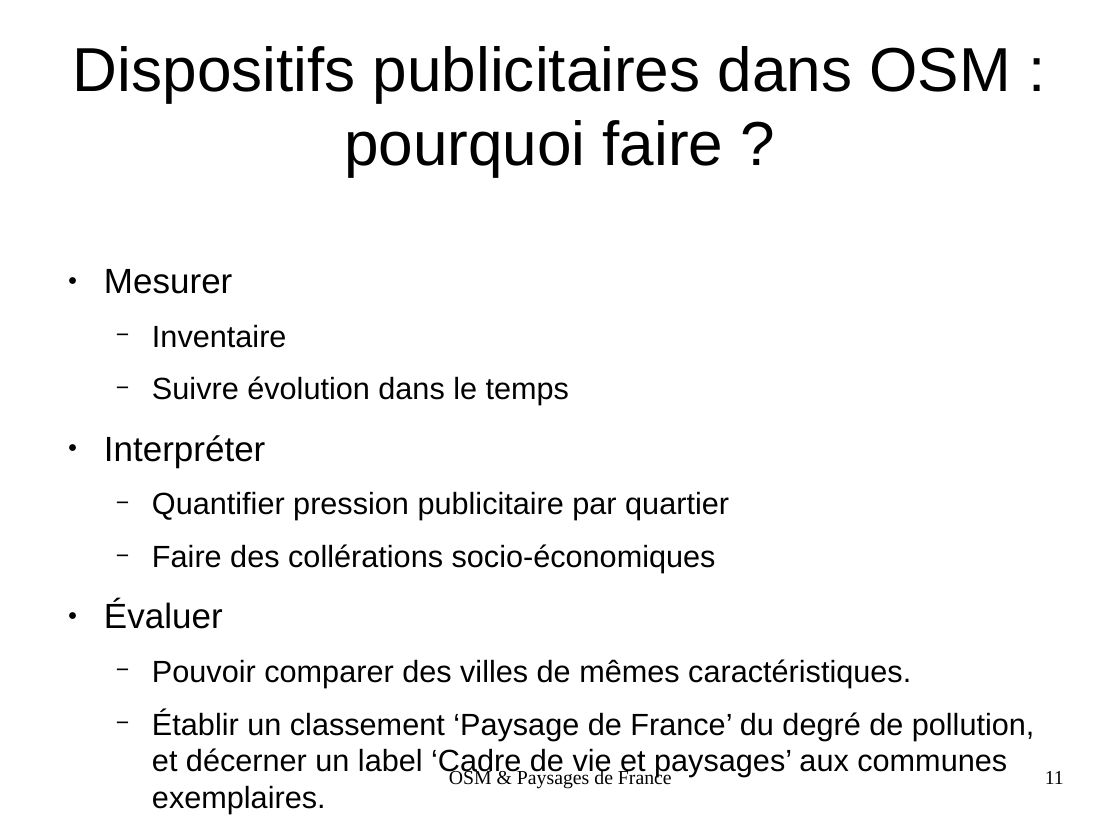
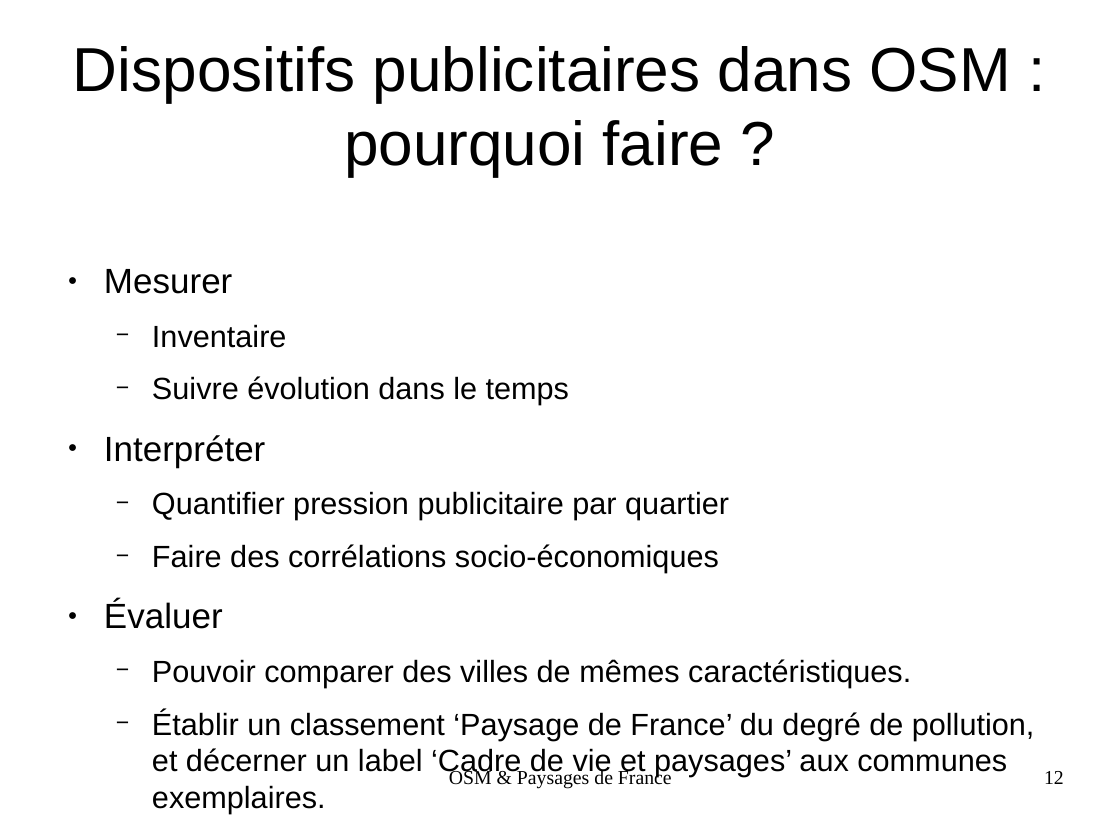
Before and after one commit to pdfext/pdfext.github.io, a slide deck: slide 12 of OSM/advertising/doc/OSM_PdF_EIVP.odp (slide 11 before the commit). Drawn at 1120x840 pixels with LibreOffice and Linux fonts; fonts in the diff are those of the drawing. Boxes give left, top, right and bottom in pixels: in the first picture for what was removed or moved away, otherwise in the second. Text is boxed around its words. In the diff, an @@ line names an element or a change of style, - is before the commit and + after.

Commit message:
corrélations

```diff
--- a/OSM/advertising/doc/OSM_PdF_EIVP.odp
+++ b/OSM/advertising/doc/OSM_PdF_EIVP.odp
@@ text at (x1=152, y1=544, x2=719, y2=573): text changed @@
-  − Faire des collérations socio-économiques
+  − Faire des corrélations socio-économiques
@@ page number at (x1=1044, y1=771, x2=1064, y2=784): text changed @@
-11
+12
```
Also in this commit, not shown: 2 other slides changed, 1 slide added.
